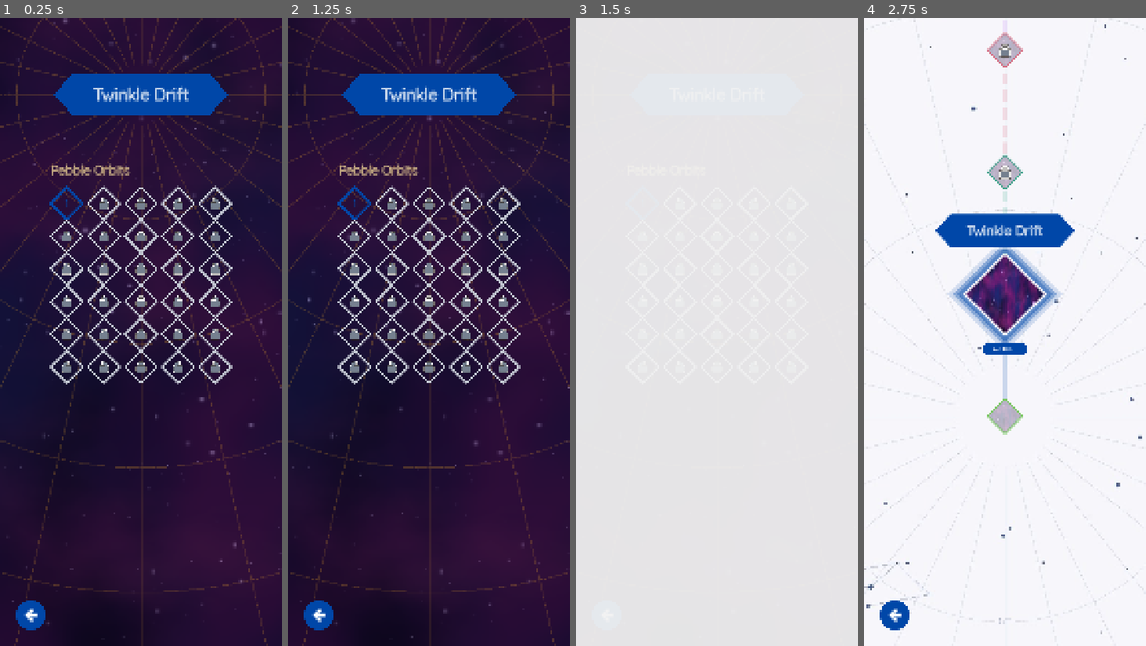
Above: before the commit, frames 1-4 (left to right).
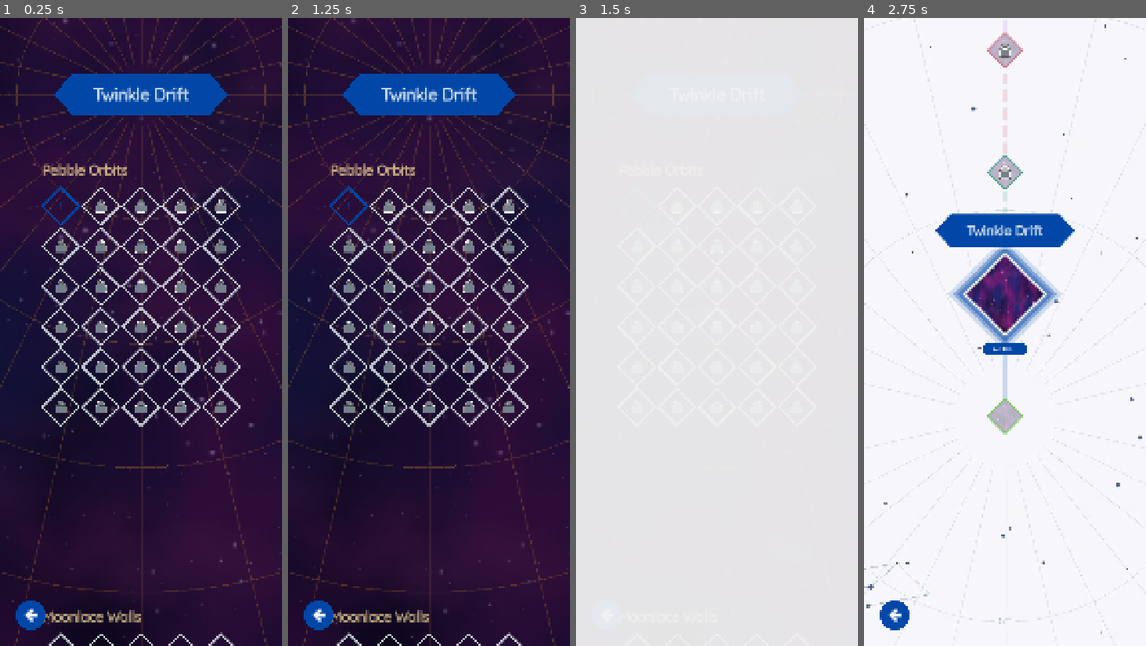
Above: after the commit, the same moments.

Repository: neil-kelsey/kaleido-klear
Game: Godot game, scene res://scenes/ui/dimension_levels.tscn
Same seed, same stepped clock (60 frames per second), same inputs: the game is played once before the commit and once after it. This scene is started directly instead of the project's main scene.
Inputs (mouse positions are in pixels of both pictures, inside the frame that each line leads up to):
- Up to frame 1 (0.25 s): no input
- Up to frame 2 (1.25 s): tap Enter at 0.5 s; move the mouse to (491, 300) at 0.52 s; click (491, 300) at 0.67 s
- Up to frame 3 (1.5 s): click (607, 614) at 1.25 s
- Up to frame 4 (2.75 s): drag from (948, 363) to (990, 457) at 2.02 s

The runs differ from the first frame. In frame 1, 9.7% of the frame differs, in the area x 14-86%, y 23-100%; in frame 2, 9.7%; in frame 3, less than 0.1%; in frame 4, nothing differs.
Error in both runs: Cannot call method 'start' on a null value. (res://scritps/ui/HintTooltip.gd:154)

Commit message:
Fix Twinkle Drift level-select playtest notes.
Miter live goal-bar corners at 45°, start audit reorder only from the
handle and number, and retune campaign paging so every chapter matches
page-1 title alignment with equal diamond gaps, larger phone tap targets,
and a next-chapter title plus diamond-row peek.

Co-authored-by: neil-kelsey <neil-kelsey@users.noreply.github.com>

Diff:
--- a/scritps/Main.gd
+++ b/scritps/Main.gd
@@ -309,11 +309,28 @@
 		var bottom_state := board.get_goal_display_state(Board.GoalEdge.BOTTOM)
 		bottom_state["base_color"] = Block.get_color(config.goal_bottom_color)
 		goal_border_bottom.apply_state(bottom_state)
+	_sync_goal_miters()
 	_sync_safe_hud()
 
 
 func _refresh_goal_border(goal_edge: int, border: GoalBorder) -> void:
 	border.apply_state(board.get_goal_display_state(goal_edge))
+
+
+func _sync_goal_miters() -> void:
+	## Adjacent live bars share a 45° corner; a lone bar keeps the full square.
+	if goal_border_left == null or goal_border_top == null:
+		return
+	if goal_border_right == null or goal_border_bottom == null:
+		return
+	var left_on := goal_border_left.visible
+	var top_on := goal_border_top.visible
+	var right_on := goal_border_right.visible
+	var bottom_on := goal_border_bottom.visible
+	goal_border_left.set_miters(top_on, bottom_on)
+	goal_border_right.set_miters(top_on, bottom_on)
+	goal_border_top.set_miters(left_on, right_on)
+	goal_border_bottom.set_miters(left_on, right_on)
 
 
 func _on_goal_state_changed(goal_edge: int, state: Dictionary) -> void:
@@ -326,6 +343,7 @@
 			goal_border_right.apply_state(state)
 		Board.GoalEdge.BOTTOM:
 			goal_border_bottom.apply_state(state)
+	_sync_goal_miters()
 	if goals_info_modal != null and goals_info_modal.visible:
 		goals_info_modal.refresh_overview(board.get_goals_overview())
 	if goal_edge == Board.GoalEdge.TOP:
--- a/scritps/ui/DimensionLevels.gd
+++ b/scritps/ui/DimensionLevels.gd
@@ -11,16 +11,23 @@
 const COLUMNS := 5
 const COL_SPACING := 132.0
 const ROW_SPACING := 128.0
-## Slightly tighter rows so a 30-level chapter (6 rows) stays playable on a page.
-const ROW_SPACING_PAGED := 116.0
 const LEVEL_DIAMOND_SIZE := 114.0
+## Campaign nodes read larger on a phone; Tutorial keeps the compact size.
+const LEVEL_DIAMOND_SIZE_PAGED := 122.0
 const GROUP_GAP_COMPACT := 168.0
+## Minimum world gap between a chapter's last row and the next title.
+const GROUP_GAP_PEEK_MIN := 56.0
+## How much of the next chapter's first diamond shows below the peek title.
+const PEEK_DIAMOND_SLICE := 0.32
 ## Fraction of viewport width reserved as empty space on each side of the diamond grid.
 const SIDE_MARGIN_RATIO := 0.18
+## Campaign uses more of the width so 5-wide diamonds read as tap targets.
+const SIDE_MARGIN_RATIO_PAGED := 0.15
 ## Screen Y of the title centre (and the chart vanishing pole). Push this down
 ## to add space above the badge; the star chart tracks the same point.
 const TITLE_POLE_SCREEN_Y := 248.0
-const SECTION_TOP_MARGIN_PX := 200.0
+## Screen pixels from the title-badge centre down to the first chapter header.
+const BELOW_BADGE_PX := 176.0
 const BOTTOM_PAD_PX := 168.0
 const GROUP_HEADER_FONT_SIZE := 44
 ## World gap from section title centre down to level-diamond centres.
@@ -150,7 +157,7 @@
 	var layout: Dictionary = LevelCatalog.build_grouped_level_layout(
 		_levels,
 		COLUMNS,
-		COL_SPACING,
+		_col_spacing(),
 		_row_spacing(),
 		_hub_gap_for_title(),
 		_group_gap,
@@ -167,14 +174,26 @@
 
 
 func _content_width() -> float:
-	return COL_SPACING * float(COLUMNS - 1) + LEVEL_DIAMOND_SIZE
+	return _col_spacing() * float(COLUMNS - 1) + _diamond_size()
+
+
+func _diamond_size() -> float:
+	return LEVEL_DIAMOND_SIZE_PAGED if _paging_enabled else LEVEL_DIAMOND_SIZE
+
+
+func _col_spacing() -> float:
+	return COL_SPACING
+
+
+func _side_margin_ratio() -> float:
+	return SIDE_MARGIN_RATIO_PAGED if _paging_enabled else SIDE_MARGIN_RATIO
 
 
 func _apply_page_zoom() -> void:
 	var vp := get_viewport_rect().size
 	if vp.x <= 1.0:
 		return
-	var usable := clampf(1.0 - 2.0 * SIDE_MARGIN_RATIO, 0.35, 0.9)
+	var usable := clampf(1.0 - 2.0 * _side_margin_ratio(), 0.35, 0.9)
 	var target_visible_w := _content_width() / usable
 	var z := vp.x / maxf(target_visible_w, 1.0)
 	camera.zoom = Vector2(z, z)
@@ -207,25 +226,22 @@
 
 
 func _row_spacing() -> float:
-	return ROW_SPACING_PAGED if _paging_enabled else ROW_SPACING
+	## Campaign: same world gap on both axes so diamonds don't kiss vertically.
+	return COL_SPACING if _paging_enabled else ROW_SPACING
 
 
 func _group_gap_for_paging() -> float:
-	var page_h := get_viewport_rect().size.y / maxf(camera.zoom.x, 0.001)
+	## Keep the current 30 framed like page 1. Place the next chapter title plus
+	## a slice of its first diamond row at the bottom of the viewport.
+	var z := maxf(camera.zoom.x, 0.001)
+	var vp := get_viewport_rect().size
+	var world_at_bottom := (vp.y - _title_pole_screen_y()) / z
 	var rows := ceili(float(maxi(_largest_group_size(), 1)) / float(COLUMNS))
-	## Header + 6 diamond rows for a 30-level chapter. Slight in-page scroll is ok.
-	var section_body := (
-		HEADER_CLEARANCE
-		+ float(maxi(rows - 1, 0)) * _row_spacing()
-		+ LEVEL_DIAMOND_SIZE * 0.5
-	)
-	return maxf(page_h * 0.92 - section_body, 220.0)
-
-
-func _camera_y_to_frame_world_y(world_y: float, top_margin_px: float) -> float:
-	var vp := get_viewport_rect().size
-	var z := maxf(camera.zoom.x, 0.001)
-	return world_y - (top_margin_px - vp.y * 0.5) / z
+	## After a full last row, layout has already advanced one row_spacing.
+	var next_row_after_section := _hub_gap_for_title() + float(rows) * _row_spacing()
+	var peek_cut_from_center := _diamond_size() * (PEEK_DIAMOND_SLICE - 0.5)
+	var desired_next_diamonds := world_at_bottom - peek_cut_from_center
+	return maxf(desired_next_diamonds - next_row_after_section, GROUP_GAP_PEEK_MIN)
 
 
 func _camera_y_to_place_world_at_screen_y(world_y: float, screen_y: float) -> float:
@@ -249,8 +265,15 @@
 		LevelCatalog.get_dimension_title(_dimension_index),
 		TITLE_FONT_SIZE
 	)
-	var below_badge_px := 176.0
-	return (metrics.size.y * 0.5 + below_badge_px) / z + HEADER_CLEARANCE
+	return (metrics.size.y * 0.5 + BELOW_BADGE_PX) / z + HEADER_CLEARANCE
+
+
+func _page1_header_screen_y() -> float:
+	var metrics := DiamondTitleBadge.measure(
+		LevelCatalog.get_dimension_title(_dimension_index),
+		TITLE_FONT_SIZE
+	)
+	return _title_pole_screen_y() + BELOW_BADGE_PX + metrics.size.y * 0.5
 
 
 func _sync_title_to_chart_pole() -> void:
@@ -270,7 +293,7 @@
 func _content_bottom_y() -> float:
 	var bottom := 0.0
 	for pos in _level_positions:
-		bottom = maxf(bottom, pos.y + LEVEL_DIAMOND_SIZE * 0.5)
+		bottom = maxf(bottom, pos.y + _diamond_size() * 0.5)
 	for header in _group_headers:
 		bottom = maxf(bottom, float(header.position.y) + 24.0)
 	return bottom
@@ -297,9 +320,10 @@
 	_page_ys.clear()
 	_page_ys.append(_chart_pole_camera_y())
 	if _paging_enabled:
+		var header_screen := _page1_header_screen_y()
 		for i in range(1, _group_headers.size()):
 			var header_y: float = _group_headers[i].position.y
-			_page_ys.append(_camera_y_to_frame_world_y(header_y, SECTION_TOP_MARGIN_PX))
+			_page_ys.append(_camera_y_to_place_world_at_screen_y(header_y, header_screen))
 	if _page_ys.is_empty():
 		_page_ys.append(0.0)
 	_page_index = clampi(_page_index, 0, _page_ys.size() - 1)
@@ -407,7 +431,7 @@
 func _draw_award_stars_on(item: CanvasItem) -> void:
 	## Same draw calls as the dimension map, in screen pixels (no camera resampling).
 	var z := maxf(camera.zoom.x, 0.001)
-	var dsize := LEVEL_DIAMOND_SIZE * z
+	var dsize := _diamond_size() * z
 	var rim_w := 1.8 * MAP_DRAW_ZOOM
 	var count := mini(_levels.size(), _level_positions.size())
 	for i in count:
@@ -493,7 +517,7 @@
 
 func _draw_group_headers() -> void:
 	## Left edge of the leftmost level diamond in the grid.
-	var grid_left := -(float(COLUMNS - 1) * 0.5) * COL_SPACING - LEVEL_DIAMOND_SIZE * 0.5
+	var grid_left := -(float(COLUMNS - 1) * 0.5) * _col_spacing() - _diamond_size() * 0.5
 	for header in _group_headers:
 		var key := str(header.get("title_key", ""))
 		if key.is_empty():
@@ -618,11 +642,11 @@
 
 func _hit_level(world_pos: Vector2) -> int:
 	var best := -1
-	var best_d := LEVEL_DIAMOND_SIZE
+	var best_d := _diamond_size()
 	for i in _level_positions.size():
 		var local := world_pos - _level_positions[i]
 		var manhattan := absf(local.x) + absf(local.y)
-		if manhattan <= LEVEL_DIAMOND_SIZE * 0.55 and manhattan < best_d:
+		if manhattan <= _diamond_size() * 0.55 and manhattan < best_d:
 			best_d = manhattan
 			best = i
 	return best
--- a/scritps/ui/GoalBorder.gd
+++ b/scritps/ui/GoalBorder.gd
@@ -25,6 +25,10 @@
 @onready var progress_label: Label = %ProgressLabel
 
 var _preview_active: bool = false
+## 45° corner cuts when the adjacent bar is also live. Left/Right: leading=top,
+## trailing=bottom. Top/Bottom: leading=left, trailing=right.
+var _miter_leading := false
+var _miter_trailing := false
 const BADGE_PAD_H := 16.0
 const BADGE_PAD_V := 8.0
 const BADGE_OVERLAP := 8.0
@@ -44,6 +48,14 @@
 	_layout_label()
 	resized.connect(func() -> void: queue_redraw())
 	set_process(false)
+	queue_redraw()
+
+
+func set_miters(leading: bool, trailing: bool) -> void:
+	if _miter_leading == leading and _miter_trailing == trailing:
+		return
+	_miter_leading = leading
+	_miter_trailing = trailing
 	queue_redraw()
 
 
@@ -137,8 +149,11 @@
 	if not visible:
 		return
 
+	var bar_poly := _bar_polygon()
+	if bar_poly.size() < 3:
+		return
 	var base_color: Color = get_meta("base_color", Color.WHITE)
-	draw_rect(Rect2(Vector2.ZERO, size), base_color)
+	draw_colored_polygon(bar_poly, base_color)
 
 	if not _preview_active:
 		return
@@ -153,15 +168,23 @@
 	match edge_kind:
 		EdgeKind.LEFT, EdgeKind.RIGHT:
 			var vertical_zone := Rect2(0.0, 0.0, size.x, zone_size)
-			_draw_end_zone_chevrons(vertical_zone, next_color, scroll, false)
+			_draw_end_zone_chevrons(
+				vertical_zone, next_color, scroll, false, _clip_poly_in_draw_space(false, false)
+			)
 			draw_set_transform(Vector2(0.0, size.y), 0.0, Vector2(1.0, -1.0))
-			_draw_end_zone_chevrons(vertical_zone, next_color, scroll, false)
+			_draw_end_zone_chevrons(
+				vertical_zone, next_color, scroll, false, _clip_poly_in_draw_space(false, true)
+			)
 			draw_set_transform(Vector2.ZERO, 0.0, Vector2.ONE)
 		EdgeKind.TOP, EdgeKind.BOTTOM:
 			var horizontal_zone := Rect2(0.0, 0.0, zone_size, size.y)
-			_draw_end_zone_chevrons(horizontal_zone, next_color, scroll, true)
+			_draw_end_zone_chevrons(
+				horizontal_zone, next_color, scroll, true, _clip_poly_in_draw_space(false, false)
+			)
 			draw_set_transform(Vector2(size.x, 0.0), 0.0, Vector2(-1.0, 1.0))
-			_draw_end_zone_chevrons(horizontal_zone, next_color, scroll, true)
+			_draw_end_zone_chevrons(
+				horizontal_zone, next_color, scroll, true, _clip_poly_in_draw_space(true, false)
+			)
 			draw_set_transform(Vector2.ZERO, 0.0, Vector2.ONE)
 
 
@@ -187,12 +210,20 @@
 	zone: Rect2,
 	accent: Color,
 	scroll: float,
-	horizontal: bool
+	horizontal: bool,
+	bar_clip: PackedVector2Array
 ) -> void:
 	var step: float = ZONE_STRIPE_WIDTH
 	var normal: Vector2 = _STRIPE_NORMAL_HORIZONTAL if horizontal else _STRIPE_NORMAL
 	var tangent: Vector2 = _STRIPE_TANGENT_HORIZONTAL if horizontal else _STRIPE_TANGENT
 	var zone_poly := _rect_polygon(zone)
+	if bar_clip.size() >= 3:
+		var clipped_zones: Array = Geometry2D.intersect_polygons(zone_poly, bar_clip)
+		if clipped_zones.is_empty():
+			return
+		zone_poly = clipped_zones[0] as PackedVector2Array
+		if zone_poly.size() < 3:
+			return
 
 	var corners: Array[Vector2] = [
 		zone.position,
@@ -290,3 +321,124 @@
 		rect.position + rect.size,
 		rect.position + Vector2(0.0, rect.size.y),
 	])
+
+
+func _bar_polygon() -> PackedVector2Array:
+	var w := size.x
+	var h := size.y
+	if w <= 0.0 or h <= 0.0:
+		return PackedVector2Array()
+	var cut := minf(minf(w, h), maxf(w, h) * 0.5)
+	var lead := _miter_leading
+	var trail := _miter_trailing
+	match edge_kind:
+		EdgeKind.LEFT:
+			if lead and trail:
+				return PackedVector2Array([
+					Vector2(0.0, 0.0),
+					Vector2(w, cut),
+					Vector2(w, h - cut),
+					Vector2(0.0, h),
+				])
+			if lead:
+				return PackedVector2Array([
+					Vector2(0.0, 0.0),
+					Vector2(w, cut),
+					Vector2(w, h),
+					Vector2(0.0, h),
+				])
+			if trail:
+				return PackedVector2Array([
+					Vector2(0.0, 0.0),
+					Vector2(w, 0.0),
+					Vector2(w, h - cut),
+					Vector2(0.0, h),
+				])
+			return _rect_polygon(Rect2(Vector2.ZERO, size))
+		EdgeKind.RIGHT:
+			if lead and trail:
+				return PackedVector2Array([
+					Vector2(w, 0.0),
+					Vector2(0.0, cut),
+					Vector2(0.0, h - cut),
+					Vector2(w, h),
+				])
+			if lead:
+				return PackedVector2Array([
+					Vector2(w, 0.0),
+					Vector2(0.0, cut),
+					Vector2(0.0, h),
+					Vector2(w, h),
+				])
+			if trail:
+				return PackedVector2Array([
+					Vector2(w, 0.0),
+					Vector2(0.0, 0.0),
+					Vector2(0.0, h - cut),
+					Vector2(w, h),
+				])
+			return _rect_polygon(Rect2(Vector2.ZERO, size))
+		EdgeKind.TOP:
+			if lead and trail:
+				return PackedVector2Array([
+					Vector2(0.0, 0.0),
+					Vector2(w, 0.0),
+					Vector2(w - cut, h),
+					Vector2(cut, h),
+				])
+			if lead:
+				return PackedVector2Array([
+					Vector2(0.0, 0.0),
+					Vector2(w, 0.0),
+					Vector2(w, h),
+					Vector2(cut, h),
+				])
+			if trail:
+				return PackedVector2Array([
+					Vector2(0.0, 0.0),
+					Vector2(w, 0.0),
+					Vector2(w - cut, h),
+					Vector2(0.0, h),
+				])
+			return _rect_polygon(Rect2(Vector2.ZERO, size))
+		EdgeKind.BOTTOM:
+			if lead and trail:
+				return PackedVector2Array([
+					Vector2(0.0, h),
+					Vector2(cut, 0.0),
+					Vector2(w - cut, 0.0),
+					Vector2(w, h),
+				])
+			if lead:
+				return PackedVector2Array([
+					Vector2(0.0, h),
+					Vector2(cut, 0.0),
+					Vector2(w, 0.0),
+					Vector2(w, h),
+				])
+			if trail:
+				return PackedVector2Array([
+					Vector2(0.0, h),
+					Vector2(0.0, 0.0),
+					Vector2(w - cut, 0.0),
+					Vector2(w, h),
+				])
+			return _rect_polygon(Rect2(Vector2.ZERO, size))
+		_:
+			return _rect_polygon(Rect2(Vector2.ZERO, size))
+
+
+func _clip_poly_in_draw_space(flip_h: bool, flip_v: bool) -> PackedVector2Array:
+	var poly := _bar_polygon()
+	if not flip_h and not flip_v:
+		return poly
+	var out := PackedVector2Array()
+	out.resize(poly.size())
+	for i in poly.size():
+		var p: Vector2 = poly[i]
+		if flip_h:
+			p.x = size.x - p.x
+		if flip_v:
+			p.y = size.y - p.y
+		out[i] = p
+	return out
--- a/scritps/ui/LevelAudit.gd
+++ b/scritps/ui/LevelAudit.gd
@@ -600,7 +600,8 @@
 		group_key = key
 		level_id = level.level_id
 		order_index = order
-		mouse_filter = Control.MOUSE_FILTER_STOP
+		## PASS so the list can scroll; drag starts only on the handle + number.
+		mouse_filter = Control.MOUSE_FILTER_PASS
 		custom_minimum_size.y = ROW_H
 		_build(level)
 
@@ -617,21 +618,11 @@
 		var row := HBoxContainer.new()
 		row.add_theme_constant_override("separation", 12)
 		row.alignment = BoxContainer.ALIGNMENT_CENTER
+		row.mouse_filter = Control.MOUSE_FILTER_IGNORE
 		add_child(row)
 
-		var grip := _GripIcon.new()
-		grip.custom_minimum_size = Vector2(28, 28)
-		grip.mouse_filter = Control.MOUSE_FILTER_IGNORE
-		row.add_child(grip)
-
-		_order_label = Label.new()
-		_order_label.text = str(order_index)
-		_order_label.custom_minimum_size.x = LEVEL_W
-		_order_label.add_theme_font_override("font", UiTheme.BUTTON_FONT)
-		_order_label.add_theme_font_size_override("font_size", 28)
-		_order_label.add_theme_color_override("font_color", UiTheme.TEXT)
-		_order_label.vertical_alignment = VERTICAL_ALIGNMENT_CENTER
-		row.add_child(_order_label)
+		var drag_zone := _DragZone.new(self)
+		row.add_child(drag_zone)
 
 		_name_label = Label.new()
 		_name_label.text = LevelCatalog.get_level_label(level)
@@ -642,12 +633,14 @@
 		_name_label.vertical_alignment = VERTICAL_ALIGNMENT_CENTER
 		_name_label.clip_text = true
 		_name_label.text_overrun_behavior = TextServer.OVERRUN_TRIM_ELLIPSIS
+		_name_label.mouse_filter = Control.MOUSE_FILTER_IGNORE
 		row.add_child(_name_label)
 
 		var actions := HBoxContainer.new()
 		actions.custom_minimum_size.x = ACTIONS_W
 		actions.alignment = BoxContainer.ALIGNMENT_CENTER
 		actions.add_theme_constant_override("separation", 10)
+		actions.mouse_filter = Control.MOUSE_FILTER_IGNORE
 		row.add_child(actions)
 
 		var edit_btn := CircleIconButton.new()
@@ -666,14 +659,11 @@
 		delete_btn.pressed.connect(func() -> void: audit._on_delete_pressed(level_id))
 		actions.add_child(delete_btn)
 
-	func _get_drag_data(_at_position: Vector2) -> Variant:
-		var preview := Label.new()
-		preview.text = _name_label.text if _name_label else level_id
-		preview.add_theme_font_size_override("font_size", 24)
-		preview.add_theme_color_override("font_color", UiTheme.TEXT)
-		set_drag_preview(preview)
-		modulate = Color(1, 1, 1, 0.45)
+	func _drag_payload() -> Dictionary:
 		return {"group_key": group_key, "from_index": order_index - 1, "level_id": level_id}
+
+	func _drag_preview_text() -> String:
+		return _name_label.text if _name_label else level_id
 
 	func _notification(what: int) -> void:
 		if what == NOTIFICATION_DRAG_END:
@@ -694,6 +684,40 @@
 			audit.reorder_group(group_key, from_index, to_index)
 
 
+class _DragZone extends HBoxContainer:
+	var _row: _AuditRow
+
+	func _init(row: _AuditRow) -> void:
+		_row = row
+		mouse_filter = Control.MOUSE_FILTER_STOP
+		add_theme_constant_override("separation", 12)
+		alignment = BoxContainer.ALIGNMENT_CENTER
+
+		var grip := _GripIcon.new()
+		grip.custom_minimum_size = Vector2(28, 28)
+		grip.mouse_filter = Control.MOUSE_FILTER_IGNORE
+		add_child(grip)
+
+		var order := Label.new()
+		order.text = str(row.order_index)
+		order.custom_minimum_size.x = _AuditRow.LEVEL_W
+		order.add_theme_font_override("font", UiTheme.BUTTON_FONT)
+		order.add_theme_font_size_override("font_size", 28)
+		order.add_theme_color_override("font_color", UiTheme.TEXT)
+		order.vertical_alignment = VERTICAL_ALIGNMENT_CENTER
+		order.mouse_filter = Control.MOUSE_FILTER_IGNORE
+		add_child(order)
+		row._order_label = order
+
+	func _get_drag_data(_at_position: Vector2) -> Variant:
+		var preview := Label.new()
+		preview.text = _row._drag_preview_text()
+		preview.add_theme_font_size_override("font_size", 24)
+		preview.add_theme_color_override("font_color", UiTheme.TEXT)
+		set_drag_preview(preview)
+		_row.modulate = Color(1, 1, 1, 0.45)
+		return _row._drag_payload()
+
 
 class _GripIcon extends Control:
 	func _draw() -> void:
